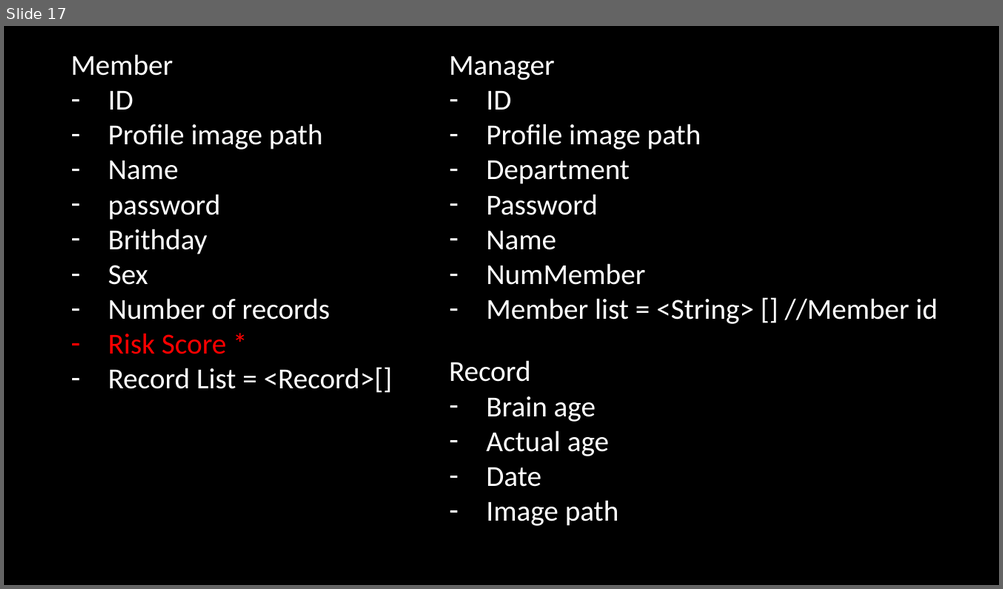
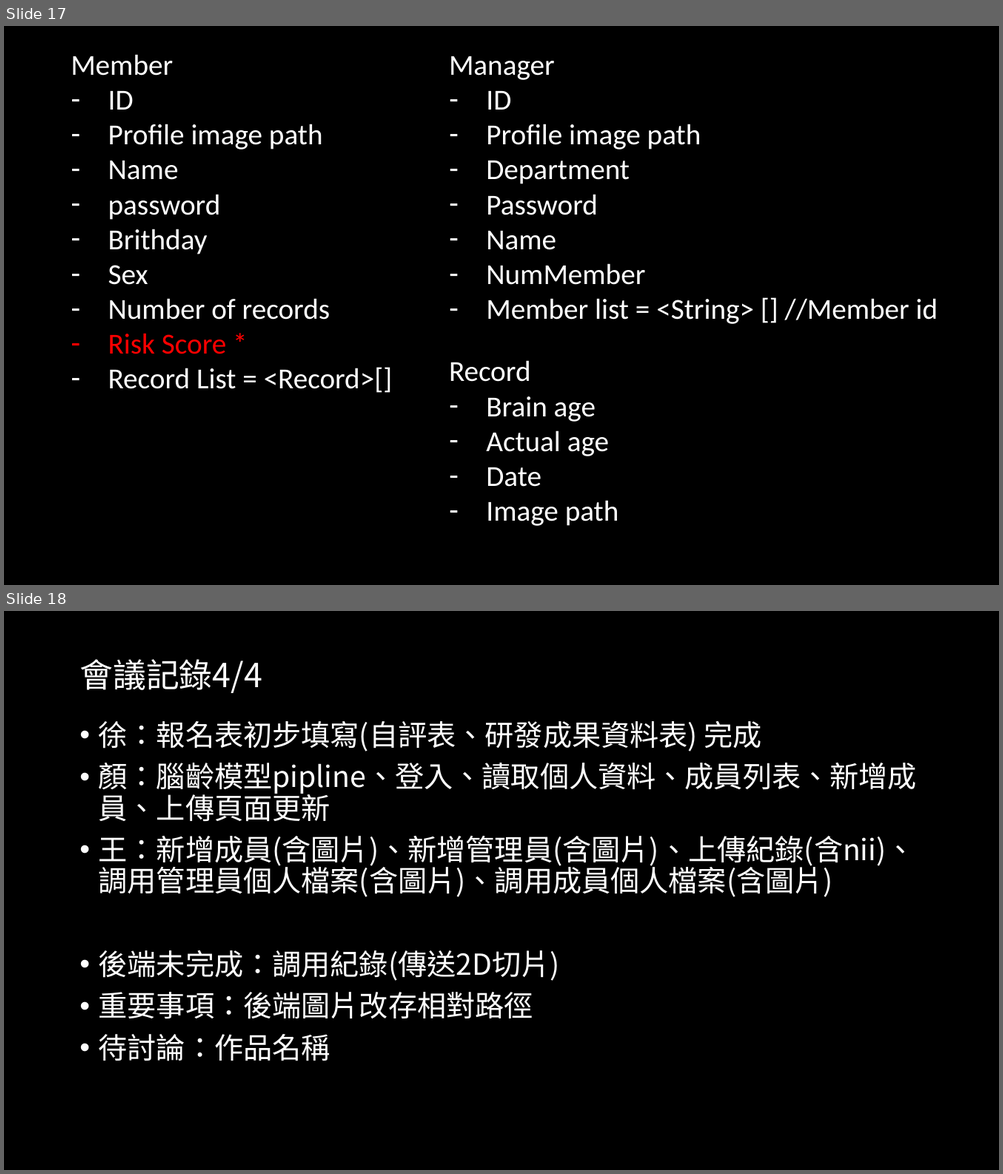
Before and after one commit to 1leo23/Product-packaging, a slide deck: 會議記錄/會議記錄.pptx. Shown one above the other, each under a label of ours: slide 17 before the commit, slides 17 and 18 after it. The pictures are 1003x589 and 1003x1174 pixels, drawn with LibreOffice and Linux fonts; fonts in the diff are those of the drawing. Boxes give left, top, right and bottom in pixels: in the first picture for what was removed or moved away, otherwise in the second. Text is boxed around its words. In the diff, an @@ line names an element or a change of style, - is before the commit and + after.

Commit message:
0404 會議記錄

```diff
--- a/會議記錄/會議記錄.pptx
+++ b/會議記錄/會議記錄.pptx
@@ slide 18 added at <box>4,611,999,1170</box>, background #000000 @@
@@ title added at <box>79,659,262,693</box>, 32 pt, text #FFFFFF @@
+會議記錄4/4
@@ text added at <box>99,721,916,1062</box>, 28 pt, text #FFFFFF @@
+• 徐：報名表初步填寫(自評表、研發成果資料表) 完成
+• 顏：腦齡模型pipline、登入、讀取個人資料、成員列表、新增成員、上傳頁面更新
+• 王：新增成員(含圖片)、新增管理員(含圖片)、上傳紀錄(含nii)、調用管理員個人檔案(含圖片)、調用成員個人檔案(含圖片)
+• 後端未完成：調用紀錄(傳送2D切片)
+• 重要事項：後端圖片改存相對路徑
+• 待討論：作品名稱
```
Also in this commit, not shown: 2 slides changed, 2 other slides added, 2 other files.
